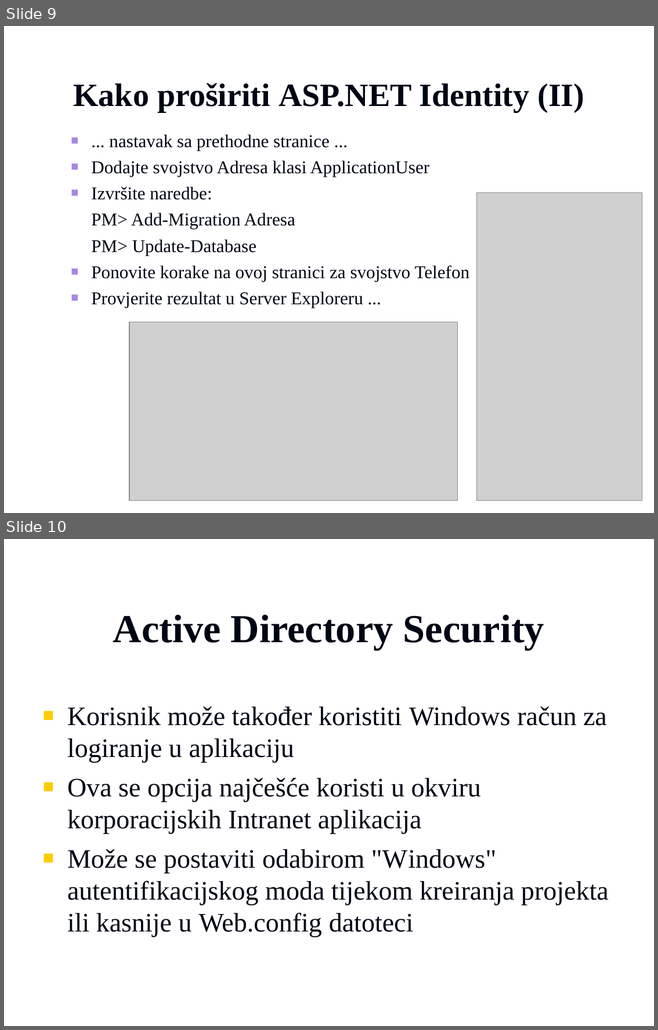
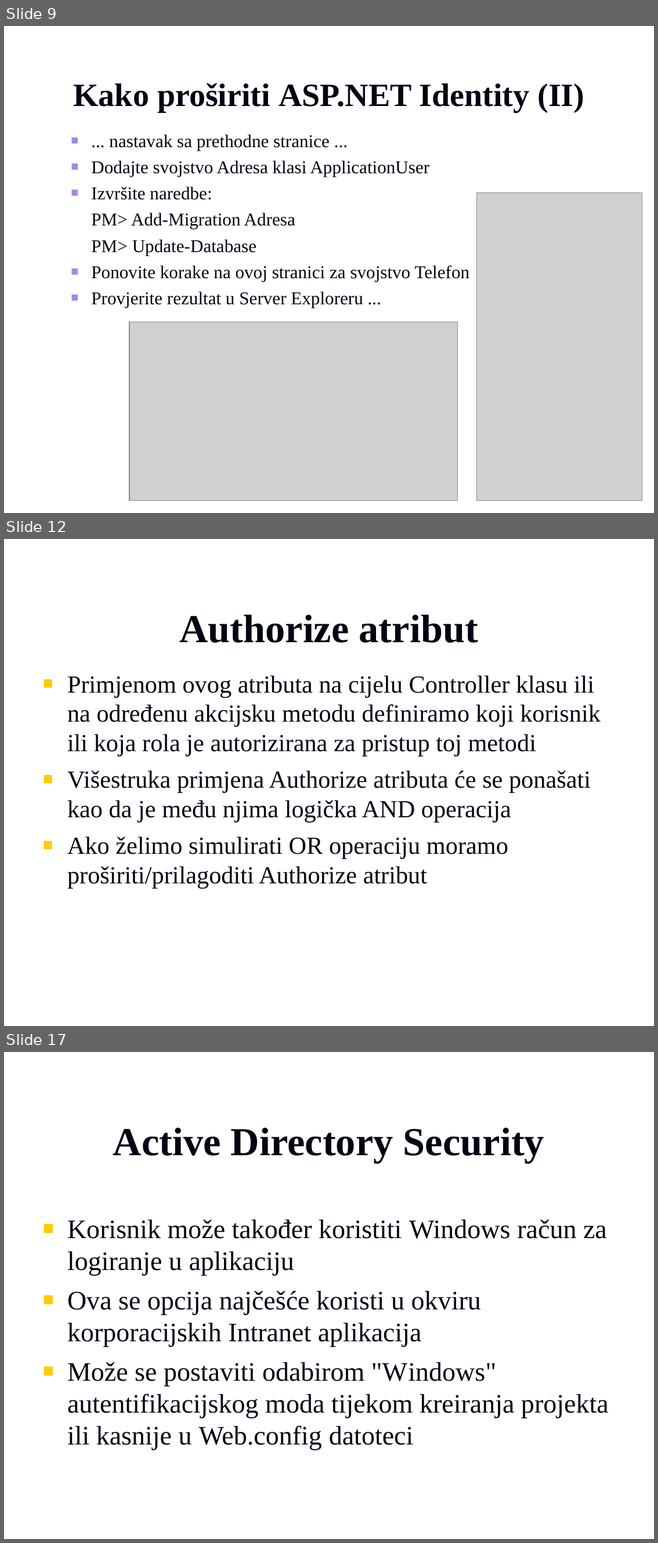
Before and after one commit to vzdesic/PZI, a slide deck: PPTs/16 MVC autorizacija i autentifikacija.ppt. Shown one above the other, each under a label of ours: slides 9 and 10 before the commit, slides 9, 12 and 17 after it; the slides between them are not shown. The pictures are 658x1030 and 658x1543 pixels, drawn with LibreOffice and Linux fonts; fonts in the diff are those of the drawing; grey boxes stand for pictures; background and template pictures are left out. Boxes give left, top, right and bottom in pixels: in the first picture for what was removed or moved away, otherwise in the second. Text is boxed around its words. In the diff, an @@ line names an element or a change of style, - is before the commit and + after.

```diff
--- a/PPTs/16 MVC autorizacija i autentifikacija.ppt
+++ b/PPTs/16 MVC autorizacija i autentifikacija.ppt
@@ slide 12 added at [4,539,654,1026], background picture (left out) @@
@@ title added at [179,614,478,643], 44 pt, text #000514, bold @@
+Authorize atribut
@@ text added at [67,675,600,889], 27.2 pt, text #000514 @@
+■ Primjenom ovog atributa na cijelu Controller klasu ili na određenu akcijsku metodu definiramo koji korisnik ili koja rola je autorizirana za pristup toj metodi
+■ Višestruka primjena Authorize atributa će se ponašati kao da je među njima logička AND operacija
+■ Ako želimo simulirati OR operaciju moramo proširiti/prilagoditi Authorize atribut
@@ what was slide 10 is now slide 17 @@
```
Also in this commit, not shown: 6 other slides added, 7 other files.
